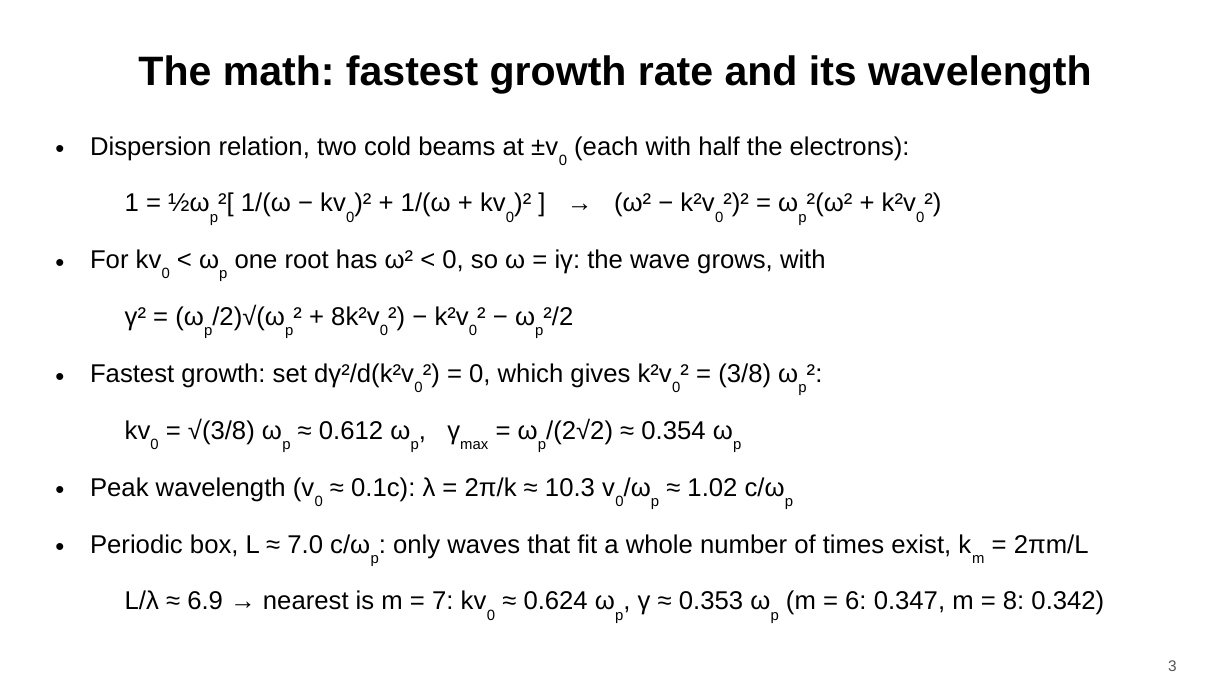
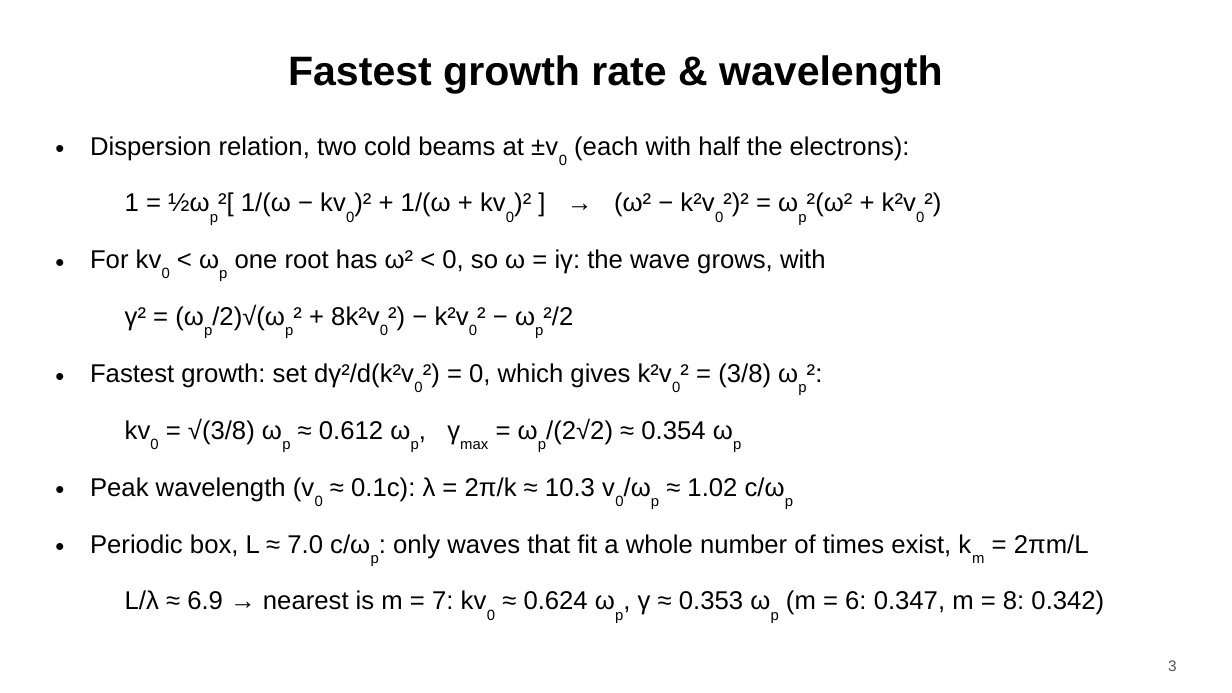
Before and after one commit to harry-wu-28/plasma, a slide deck: slide 3 of twostream/results/talk/twostream_talk_final.pptx. Drawn at 1232x693 pixels with LibreOffice and Linux fonts; fonts in the diff are those of the drawing. Boxes give left, top, right and bottom in pixels: in the first picture for what was removed or moved away, otherwise in the second. Text is boxed around its words. In the diff, an @@ line names an element or a change of style, - is before the commit and + after.

```diff
--- a/twostream/results/talk/twostream_talk_final.pptx
+++ b/twostream/results/talk/twostream_talk_final.pptx
@@ title at (x1=288, y1=55, x2=943, y2=94): text changed @@
-The math: fastest growth rate and its wavelength
+Fastest growth rate & wavelength
```
Also in this commit, not shown: 5 other slides changed, 1 slide added.
